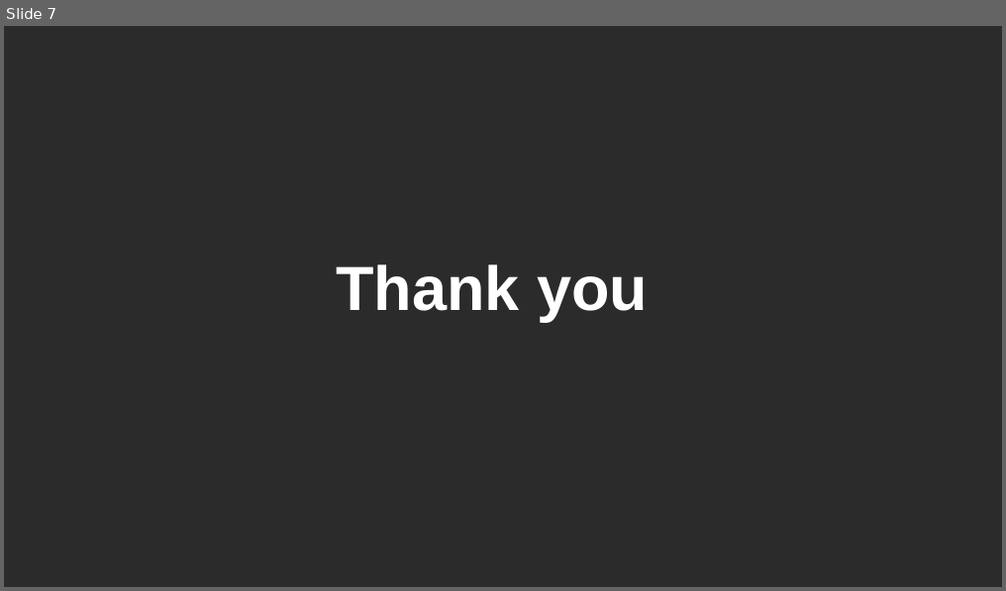
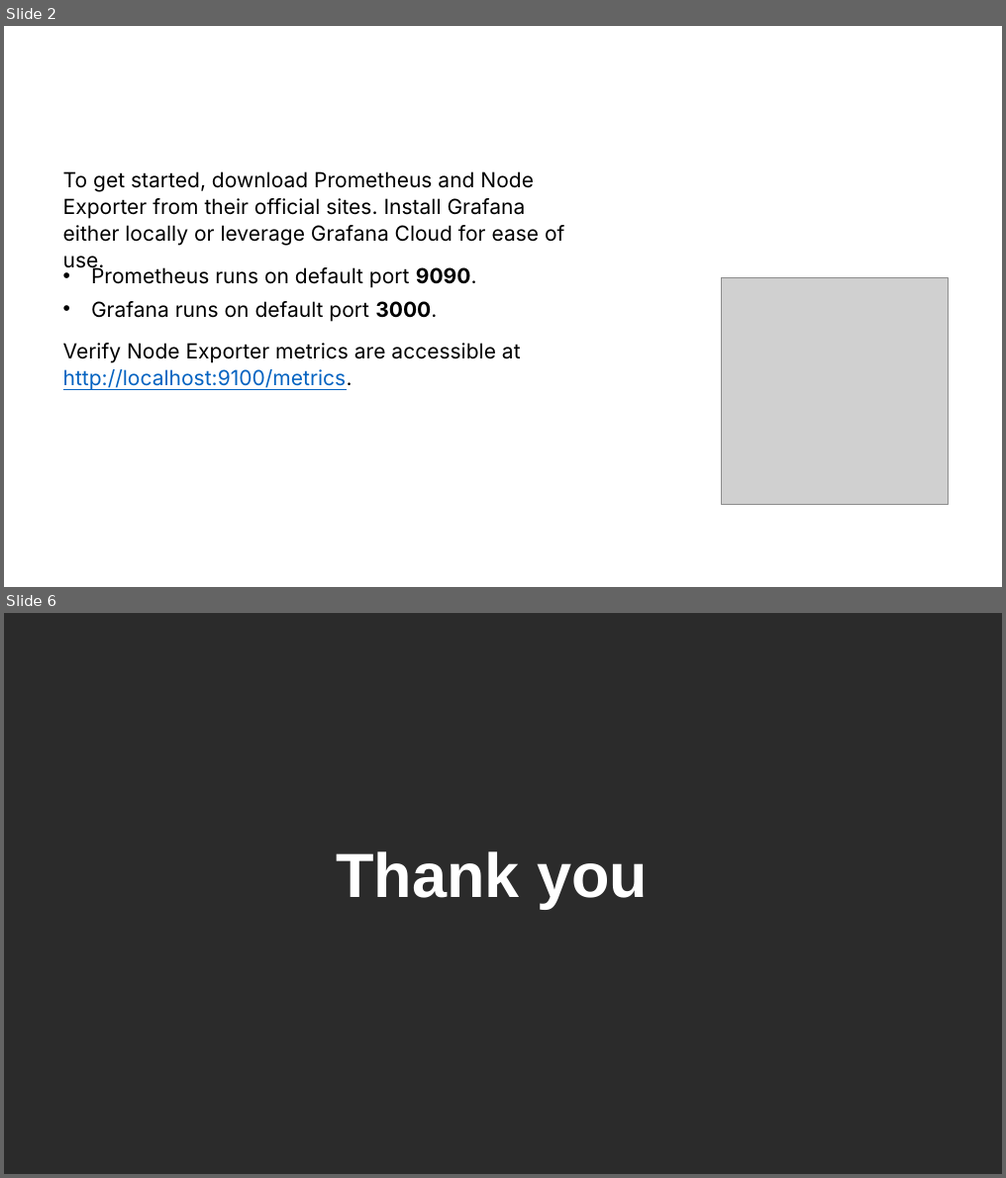
Before and after one commit to hieu15/ENTERPRISE-NETWORK-MONITORING, a slide deck: slides/DAY 02.pptx. Shown one above the other, each under a label of ours: slide 7 before the commit, slides 2 and 6 after it; the slides between them are not shown. The pictures are 1006x591 and 1006x1178 pixels, drawn with LibreOffice and Linux fonts; fonts in the diff are those of the drawing; grey boxes stand for pictures; background and template pictures are left out; a plain dark background stands for a picture behind light text. Boxes give left, top, right and bottom in pixels: in the first picture for what was removed or moved away, otherwise in the second. Text is boxed around its words. In the diff, an @@ line names an element or a change of style, - is before the commit and + after.

```diff
--- a/slides/DAY 02.pptx
+++ b/slides/DAY 02.pptx
@@ slide 2 added at (4, 26, 1002, 587), background picture (left out) @@
@@ text added at (4, 26, 773, 71), 30 pt, text #FFFFFF, bold @@
+Setting Up Prometheus and Grafana
@@ text added at (63, 172, 564, 246), 20 pt, text #000000 @@
+To get started, download Prometheus and Node Exporter from their official sites. Install Grafana either locally or leverage Grafana Cloud for ease of use.
@@ text added at (91, 266, 477, 288), 20 pt, text #000000 @@
+• Prometheus runs on default port 9090.
@@ picture added at (721, 277, 948, 504) @@
@@ text added at (91, 301, 437, 322), 20 pt, text #000000 @@
+• Grafana runs on default port 3000.
@@ text added at (63, 343, 521, 390), 20 pt, text #000000 @@
+Verify Node Exporter metrics are accessible at http://localhost:9100/metrics.
@@ what was slide 7 is now slide 6 @@
```
Also in this commit, not shown: 4 other slides added, 6 slides removed, 5 other files.
